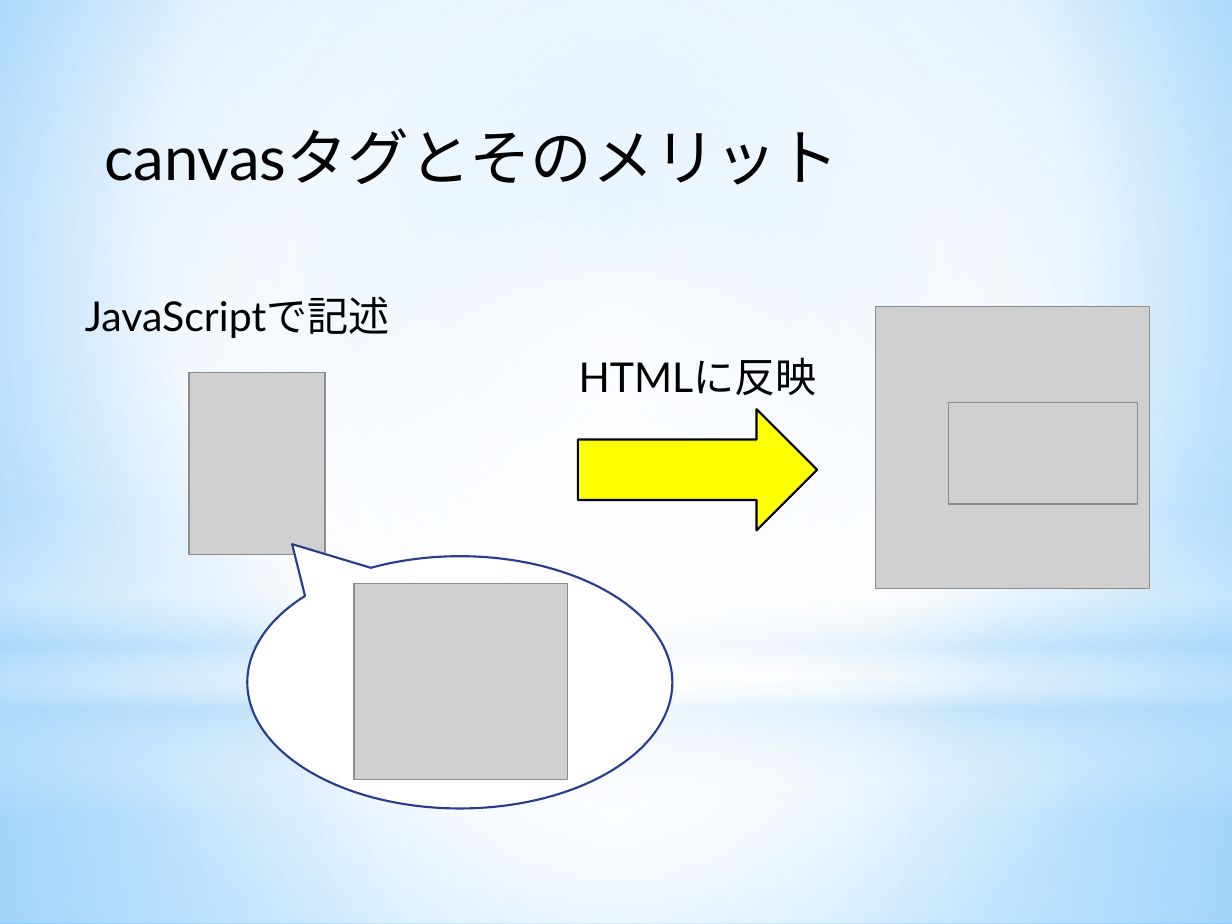
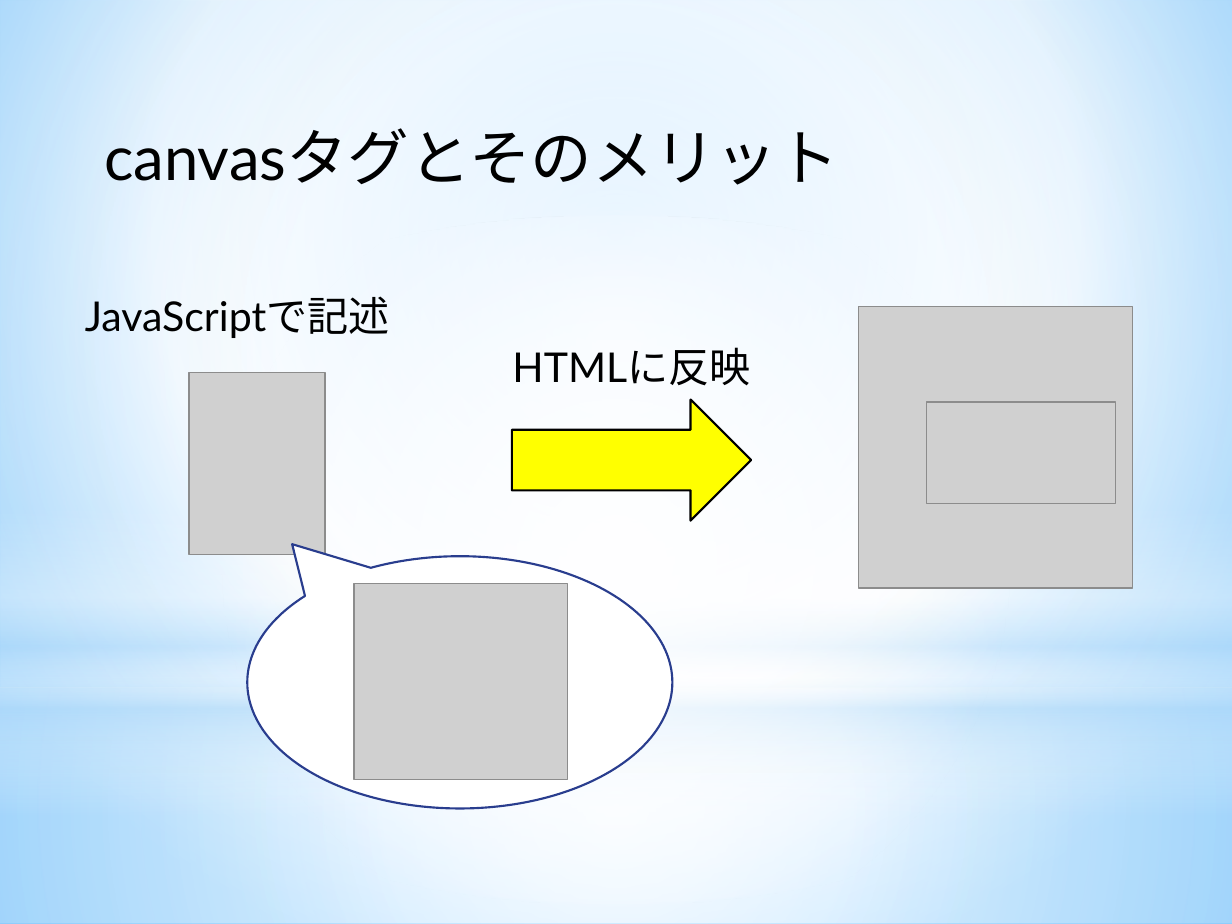
Before and after one commit to ooishitakamatutanaka/html5_final, a slide deck: slide 8 of 最終発表用.pptx (slide 4 before the commit). Drawn at 1232x924 pixels with LibreOffice and Linux fonts; fonts in the diff are those of the drawing; grey boxes stand for pictures; background and template pictures are left out. Boxes give left, top, right and bottom in pixels: in the first picture for what was removed or moved away, otherwise in the second. Text is boxed around its words. In the diff, an @@ line names an element or a change of style, - is before the commit and + after.

```diff
--- a/最終発表用.pptx
+++ b/最終発表用.pptx
@@ picture: place and size @@
-picture at <box>876,307,1149,589</box>
+picture at <box>859,307,1132,589</box>
@@ text "HTMLに反映": place and size @@
-text "HTMLに反映" at <box>579,357,817,396</box>
+text "HTMLに反映" at <box>512,347,750,386</box>
@@ right arrow: place and size @@
-right arrow at <box>578,409,817,530</box>
+right arrow at <box>511,399,750,520</box>
@@ picture: place and size @@
-picture at <box>949,403,1138,505</box>
+picture at <box>926,402,1116,504</box>
```
Also in this commit, not shown: 2 other slides changed, 4 slides added.
